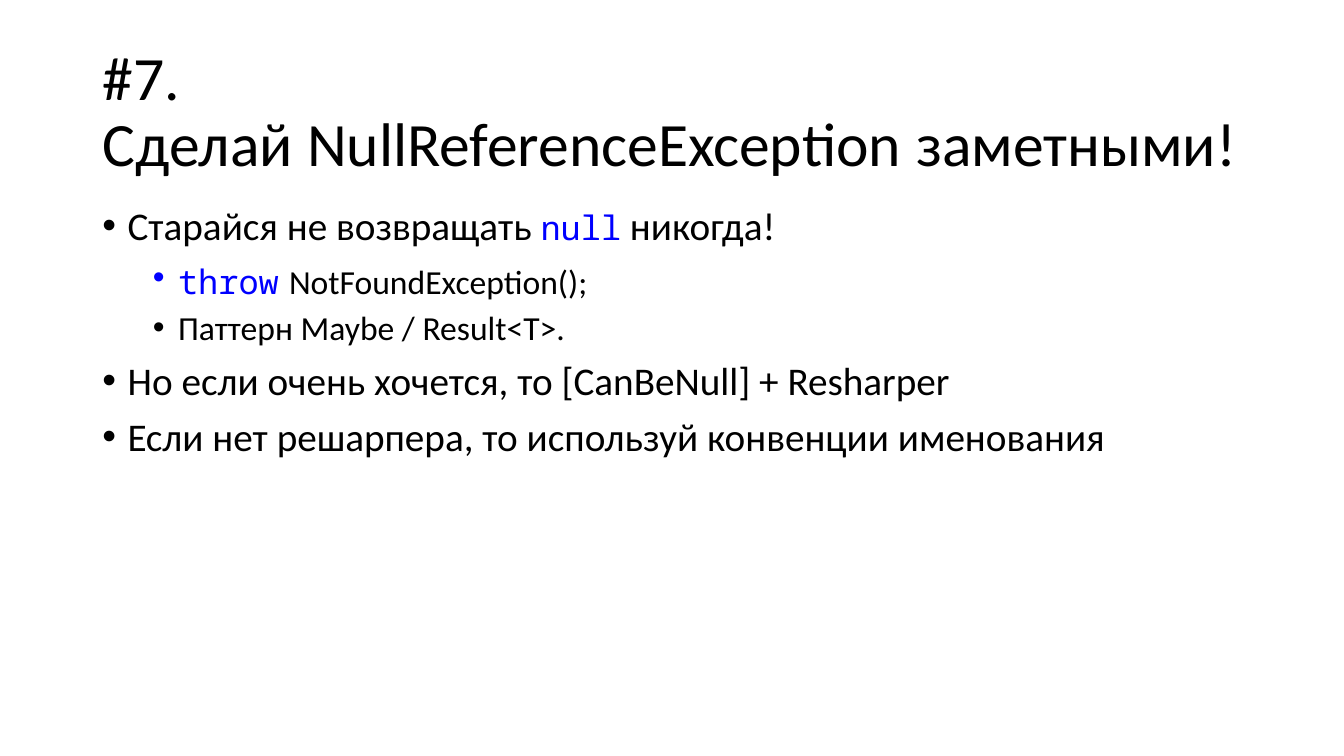
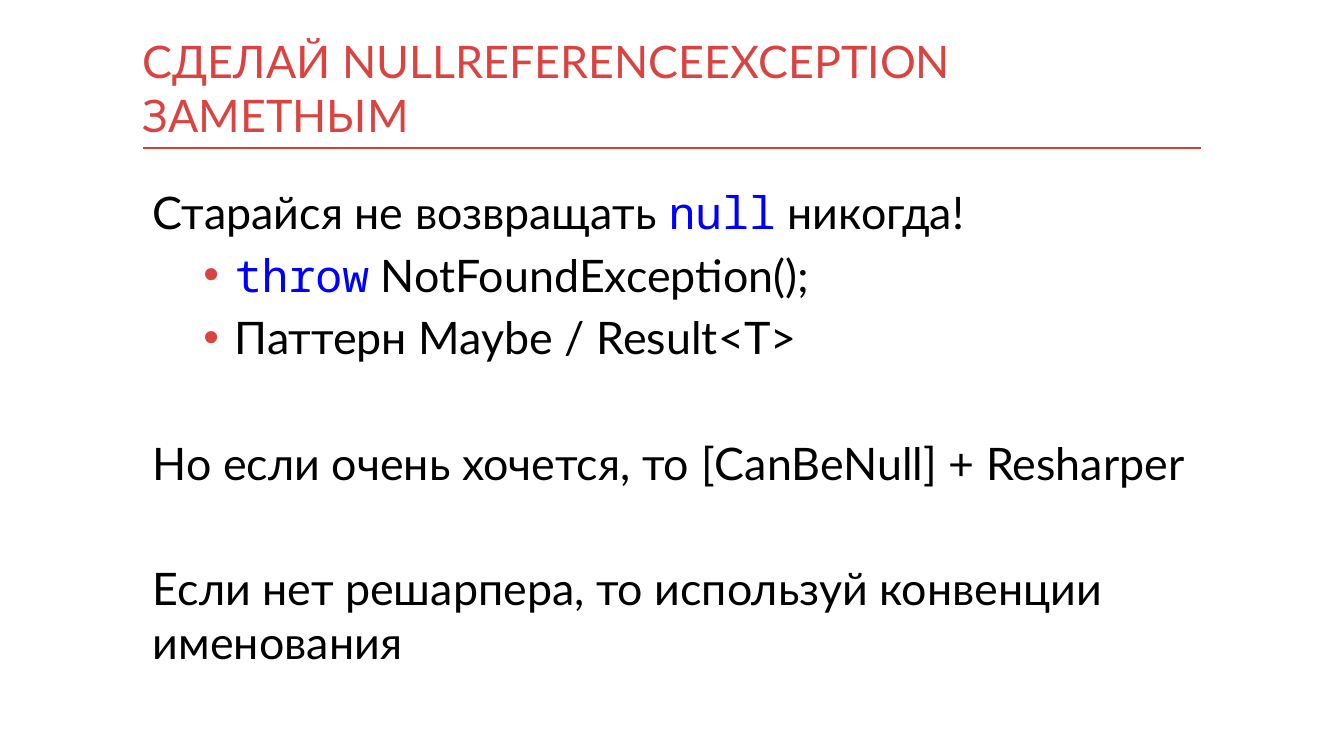
Before and after one commit to kontur-courses/exceptions, a slide deck: slide 7 of exceptions.pptx (slide 14 before the commit). Drawn at 1344x756 pixels with LibreOffice and Linux fonts; fonts in the diff are those of the drawing. Boxes give left, top, right and bottom in pixels: in the first picture for what was removed or moved away, otherwise in the second. Text is boxed around its words. In the diff, an @@ line names an element or a change of style, - is before the commit and + after.

```diff
--- a/exceptions.pptx
+++ b/exceptions.pptx
@@ title at bbox=[143, 39, 951, 133]: text changed; size 44 to 32 pt; font Calibri to Lato; text colour #000000 to #D94440 @@
-#7.
-Сделай NullReferenceException заметными!
+СДЕЛАЙ NULLREFERENCEEXCEPTION ЗАМЕТНЫМ
@@ title "СДЕЛАЙ NULLREFERENCEEXCEPTION ЗАМЕТНЫМ" at bbox=[143, 39, 951, 133]: vertical alignment middle to bottom @@
@@ line added from (143, 148) to (1202, 148), #D83F3B 1 pt @@
@@ text "Старайся не возвращать null никогда!": place and size @@
-text "Старайся не возвращать null никогда!" at bbox=[128, 213, 1105, 458]
+text "Старайся не возвращать null никогда!" at bbox=[153, 195, 1184, 660]
@@ text at bbox=[153, 195, 1184, 660]: size 28 to 32 pt in "Старайся не возвращать никогда!", "Но если очень хочется, то [CanBeNull] + ...", "Если нет решарпера, то используй конвенции именования"; size 24 to 32 pt in "null", "throw NotFoundException();"; font Calibri to Lato in "Старайся не возвращать никогда!", "NotFoundException();", "Но если очень хочется, то [CanBeNull] + ...", "Если нет решарпера, то используй конвенции именования"; highlight #FFFFFF to none in "null", "throw"; bullet • to none; line spacing 0.9 to 1; less space between paragraphs; indent changed; more space between paragraphs @@
@@ text at bbox=[235, 321, 797, 362]: text changed; size 24 to 32 pt; font Calibri to Lato @@
-  • Паттерн Maybe / Result<T>.
+  • Паттерн Maybe / Result<T>
```
Also in this commit, not shown: 14 other slides changed, 9 slides added, 1 slide removed, 6 other files.
